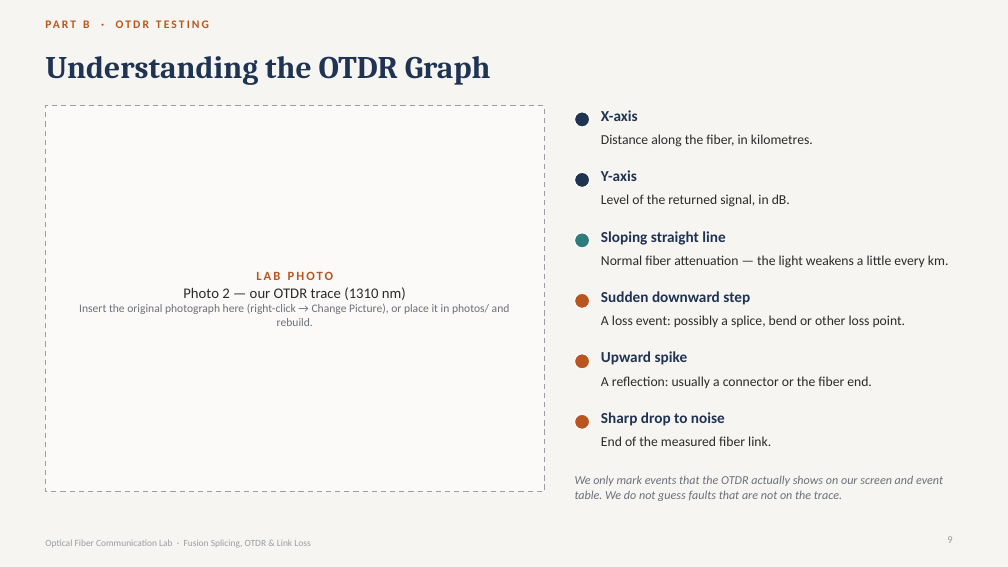
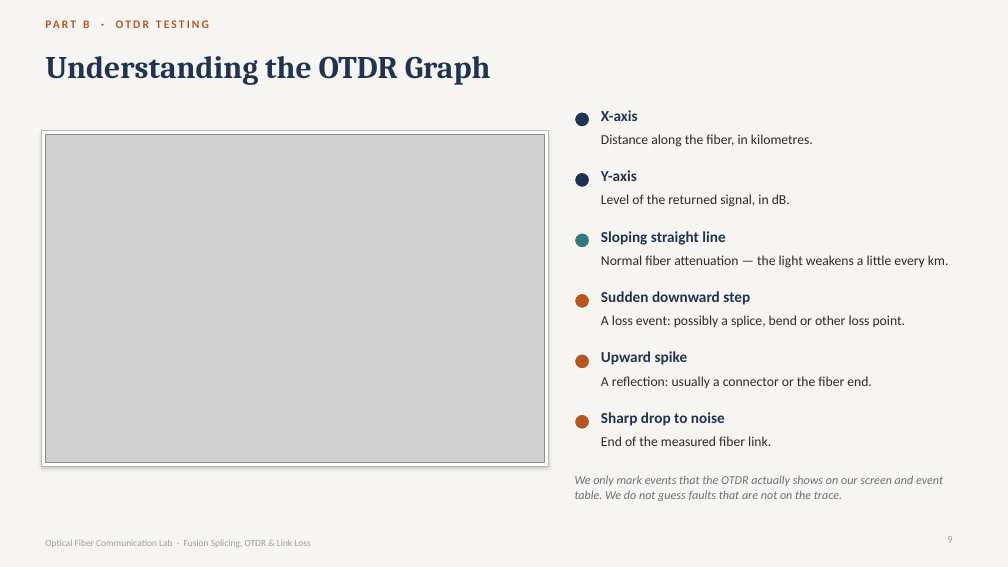
Before and after one commit to sriyansv/gemsontop, a slide deck: slide 9 of Fiber_Optic_Lab_Output/Fiber_Optic_Splicing_OTDR_Link_Loss.pptx. Drawn at 1008x567 pixels with LibreOffice and Linux fonts; fonts in the diff are those of the drawing; grey boxes stand for pictures. Boxes give left, top, right and bottom in pixels: in the first picture for what was removed or moved away, otherwise in the second. Text is boxed around its words. In the diff, an @@ line names an element or a change of style, - is before the commit and + after.

```diff
--- a/Fiber_Optic_Lab_Output/Fiber_Optic_Splicing_OTDR_Link_Loss.pptx
+++ b/Fiber_Optic_Lab_Output/Fiber_Optic_Splicing_OTDR_Link_Loss.pptx
@@ rectangle: place and size @@
-rectangle at box(45, 106, 544, 492)
+rectangle at box(42, 131, 548, 467)
@@ rectangle at box(42, 131, 548, 467): fill #FBFAF8 to #FFFFFF; outline #9A9DA3 1.25 pt dashed to #BDB9B0 0.75 pt; shadow on @@
@@ picture added at box(45, 135, 544, 463) @@
@@ text removed at box(79, 271, 510, 326) @@
-LAB PHOTO
-Photo 2 — our OTDR trace (1310 nm)
-Insert the original photograph here (right-click → Change Picture), or place it in photos/ and rebuild.
```
Also in this commit, not shown: 2 other slides changed, 10 other files.
